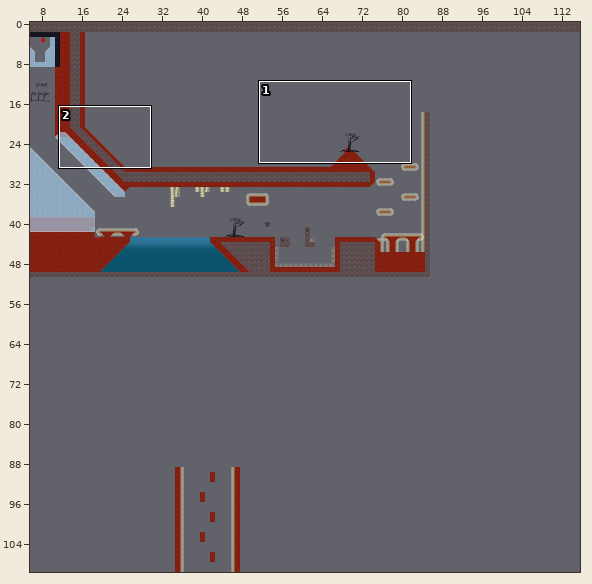
Tiled map -- data/assets/platforms2.tmx. The picture above shows the old version from afar; the outline marks the close-up.
Close-up. Before the edit:
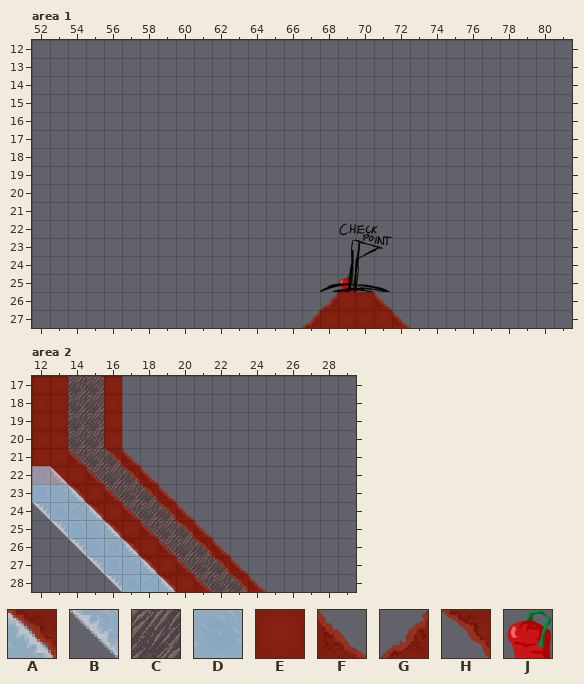
Cells are 64x64 px. Shown: area 1 x 52..81, y 12..27; area 2 x 12..29, y 17..28. The commit also changed other parts of the map, which this record leaves out.
Key: from "IceSlope": A 0 "Slope", B 8; from "TileHard": C 0 "NonEdible"; from "TileIce": D 0 "Block"; from "TileMeatSolid1": E 0 "Block"; from "TileMeatTri1": F 0 "Slope", G 4 "Slope", H 8 "Slope"; from "chilli": J 0 "Edge".
_ is an empty cell, # one hidden under a higher layer.
Layers that did not change in this view are not listed.
Layer "Level" before, area 1, first column x 52:
12 ______________________________
13 ______________________________
14 ______________________________
15 ______________________________
16 ______________________________
17 ______________________________
18 ______________________________
19 ______________________________
20 ______________________________
21 ______________________________
22 ______________________________
23 ______________________________
24 ______________________________
25 _________________J____________
26 ________________GEEF__________
27 _______________GEEEEF_________
Layer "Level" before, area 2, first column x 12:
17 ##CCE_____________
18 ##CCE_____________
19 ##CCE_____________
20 ##CCE_____________
21 E#CCCF____________
22 EE#CCCF___________
23 DDA#CCCF__________
24 BDDA#CCCF_________
25 _BDDA#CCCF________
26 __BDDA#CCCF_______
27 ___BDDA#CCCF______
28 ____BDDA#CCCF_____
Layer "StaticForeground" before, area 2, first column x 12:
17 EE________________
18 EE________________
19 EE________________
20 EE________________
21 _EF_H_____________
22 DAEF_H____________
23 __HEF_H___________
24 ___HEF_H__________
25 ____HEF_H_________
26 _____HEF_H________
27 ______HEF_H_______
28 _______HEF_H______
After the commit:
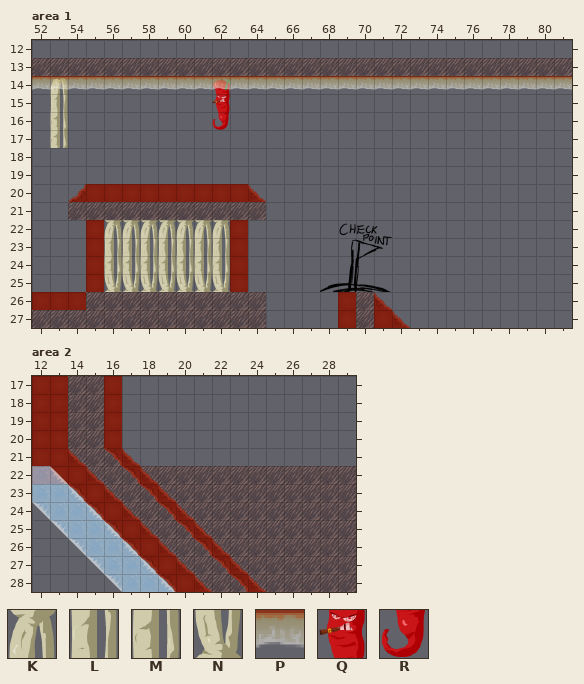
Further tiles: from "TileBone2": K 0 "Line", L 4, M 8, N 12; from "TileBounce": P 2; from "chilli": Q 2 "Line", R 6 "Edge".
See-through tiles are keyed as they look on the map.
The exact change:
Changed rows in their new state; . is an unchanged cell.
Layer "Level", area 1:
first column x 52:
13 CCCCCCCCCCCCCCCCCCCCCCCCCCCCCC
14 PKPPPPPPPPJPPPPPPPPPPPPPPPPPPP
15 .L........Q...................
16 .M........R...................
17 .M............................
20 ..GEEEEEEEEEF.................
21 ..CCCCCCCCCCC.................
22 ...EKKKKKKKE..................
23 ...ELLLLLLLE..................
24 ...EMMMMMMME..................
25 ...ENNNNNNNE....._............
26 EEECCCCCCCCCC..._.C...........
27 CCCCCCCCCCCCC..__.C...........
Layer "StaticForeground", area 1:
first column x 53:
14 P........P
Layer "Level", area 2:
first column x 18:
22 CCCCCCCCCCCC
23 .CCCCCCCCCCC
24 ..CCCCCCCCCC
25 ...CCCCCCCCC
26 ....CCCCCCCC
27 .....CCCCCCC
28 ......CCCCCC
Layer "StaticForeground", area 2:
first column x 18:
22 F......
23 .F.....
24 ..F....
25 ...F...
26 ....F..
27 .....F.
28 ......F
